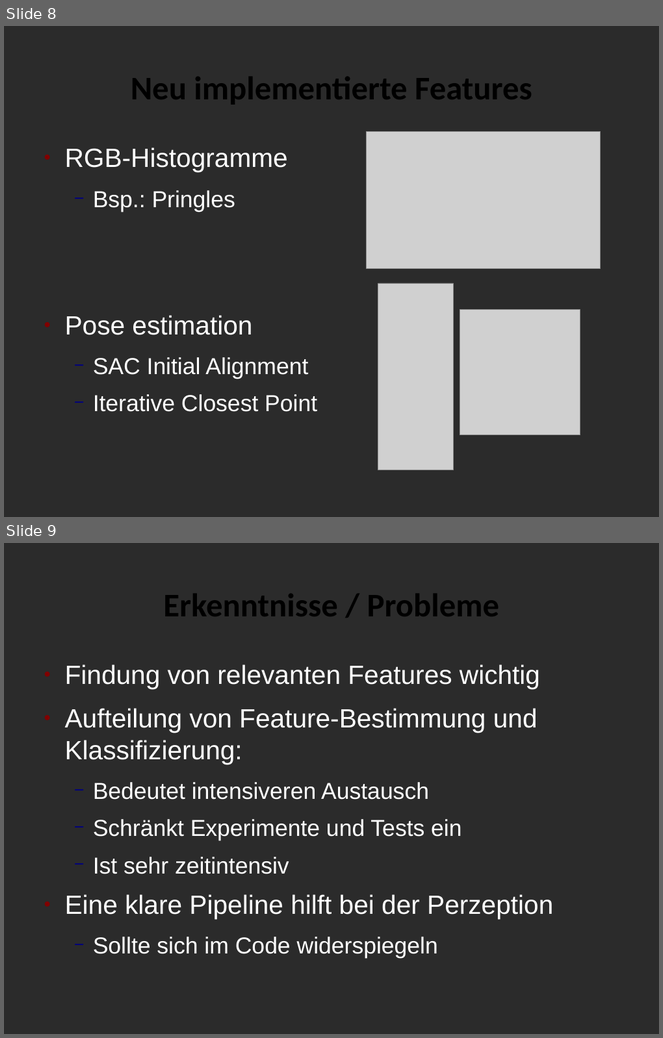
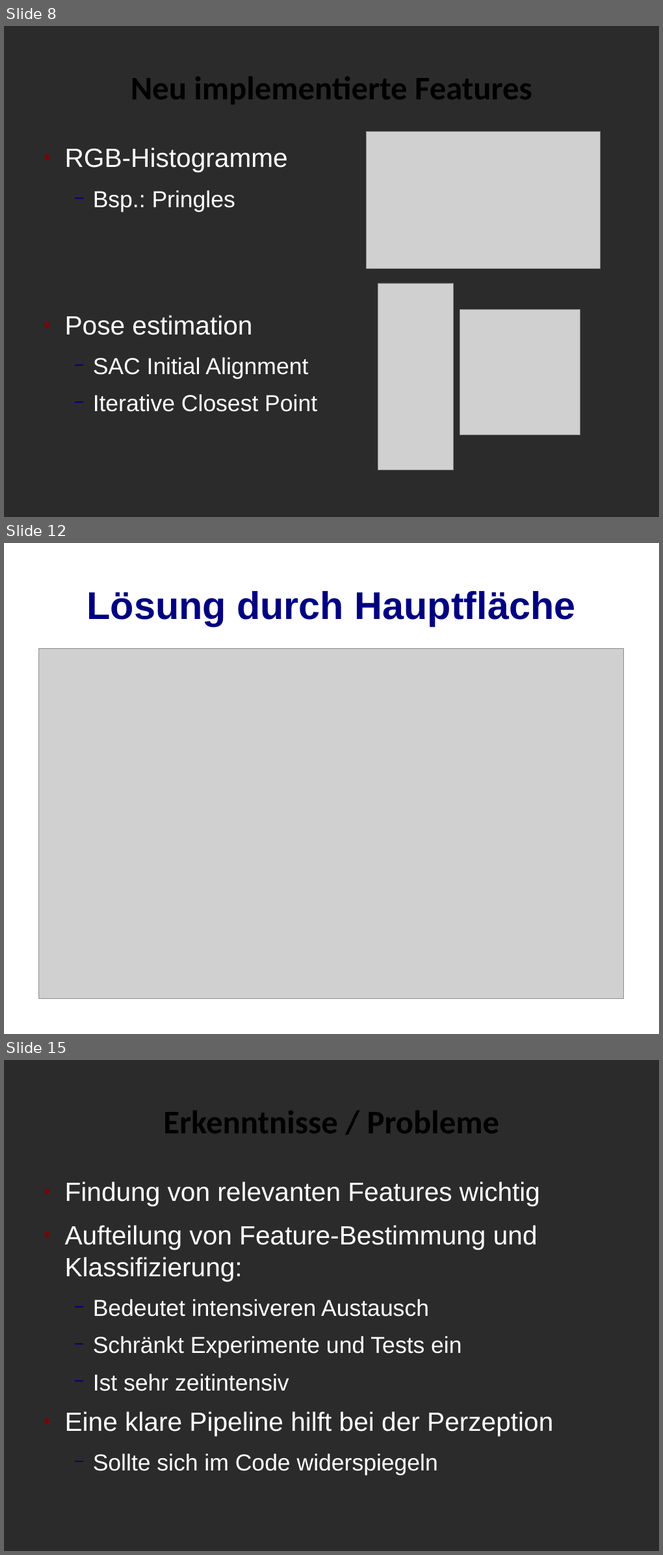
Before and after one commit to K8lcx63/suturo, a slide deck: demo_meilenstein_2/Präsentation.odp. Shown one above the other, each under a label of ours: slides 8 and 9 before the commit, slides 8, 12 and 15 after it; the slides between them are not shown. The pictures are 663x1038 and 663x1555 pixels, drawn with LibreOffice and Linux fonts; fonts in the diff are those of the drawing; grey boxes stand for pictures; background and template pictures are left out; a plain dark background stands for a picture behind light text. Boxes give left, top, right and bottom in pixels: in the first picture for what was removed or moved away, otherwise in the second. Text is boxed around its words. In the diff, an @@ line names an element or a change of style, - is before the commit and + after.

```diff
--- a/demo_meilenstein_2/Präsentation.odp
+++ b/demo_meilenstein_2/Präsentation.odp
@@ slide 12 added at box(4, 543, 659, 1034), background picture (left out) @@
@@ title added at box(87, 591, 576, 626), 46.8 pt, text #000080, bold @@
+Lösung durch Hauptfläche
@@ picture added at box(39, 648, 624, 999) @@
@@ what was slide 9 is now slide 15 @@
```
Also in this commit, not shown: 5 other slides added, 6 other files.
